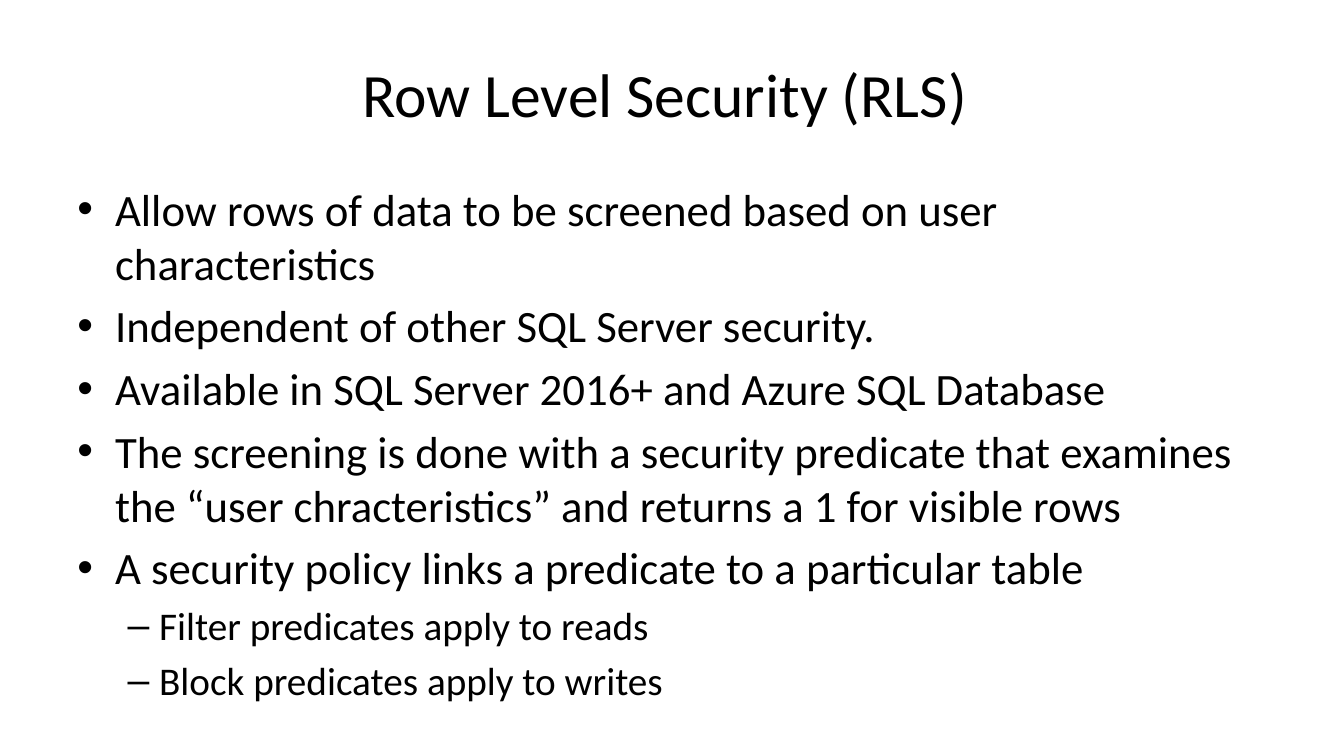
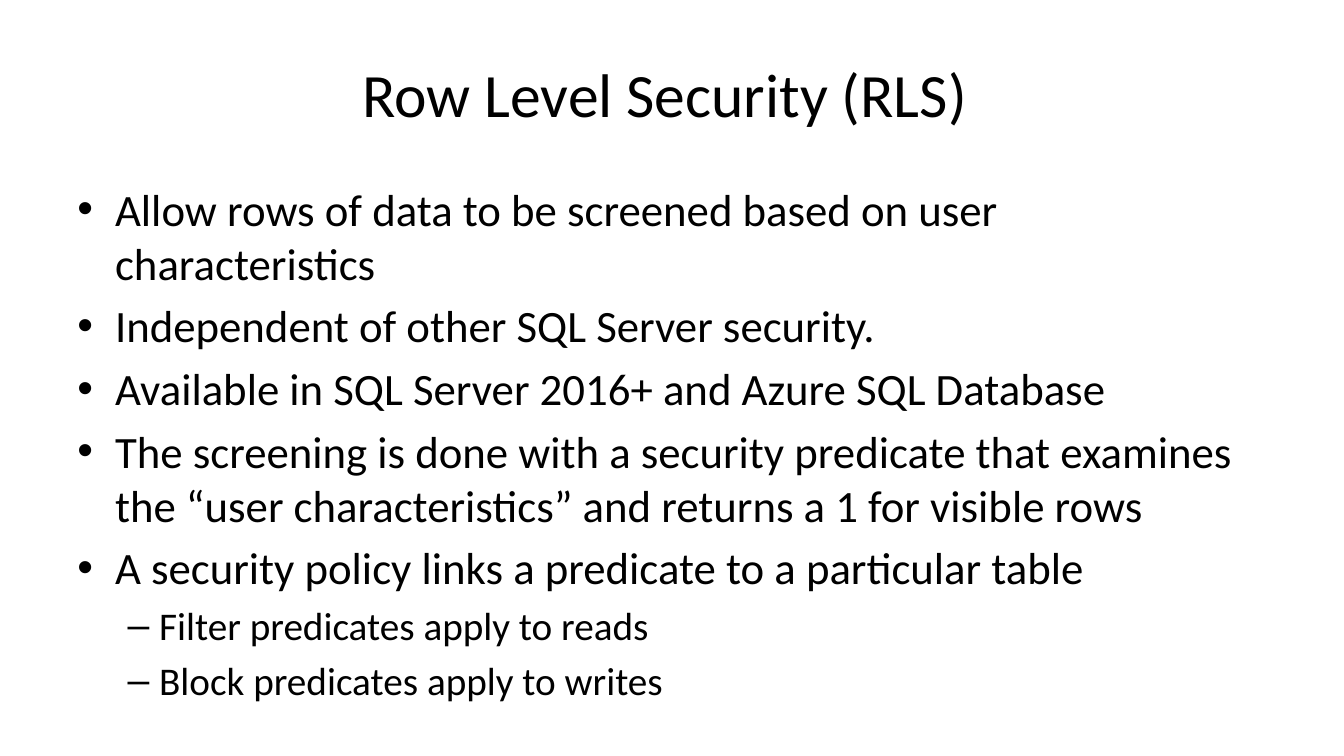
Before and after one commit to way0utwest/EndtoEndEncryptedSQL2016, a slide deck: slide 19 of ATourofSQLServer2016SecurityFeatures.pptx. Drawn at 1344x756 pixels with LibreOffice and Linux fonts; fonts in the diff are those of the drawing; background and template pictures are left out. Boxes give left, top, right and bottom in pixels: in the first picture for what was removed or moved away, otherwise in the second. Text is boxed around its words. In the diff, an @@ line names an element or a change of style, - is before the commit and + after.

Commit message:
fixed spelling error, added Azure changes for Vulnerabliity Assessment

```diff
--- a/ATourofSQLServer2016SecurityFeatures.pptx
+++ b/ATourofSQLServer2016SecurityFeatures.pptx
@@ text at [115, 437, 1231, 523]: text changed @@
-• The screening is done with a security predicate that examines the “user chracteristics” and returns a 1 for visible rows
+• The screening is done with a security predicate that examines the “user characteristics” and returns a 1 for visible rows
```
Also in this commit, not shown: 3 other slides changed.
